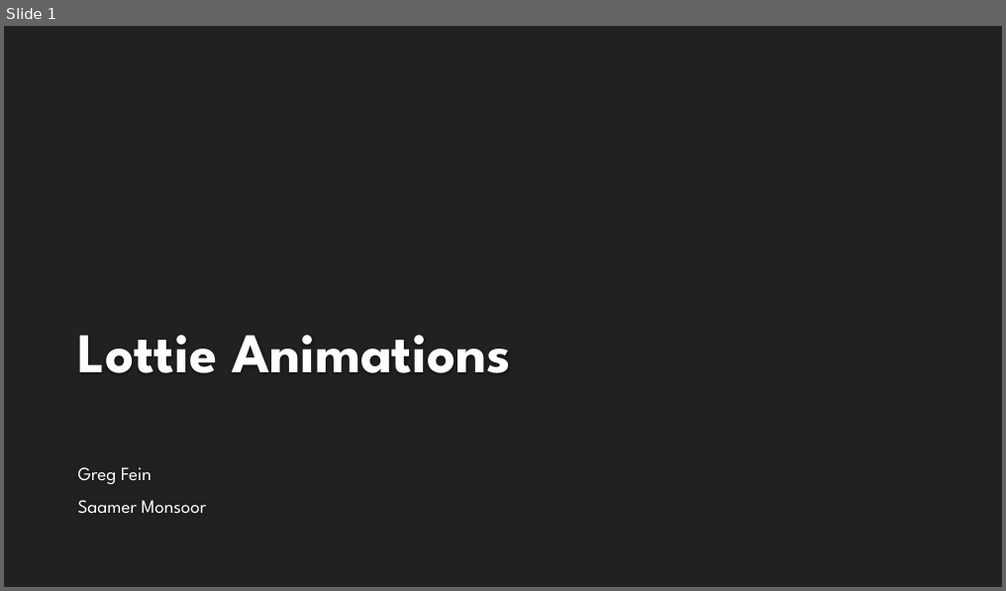
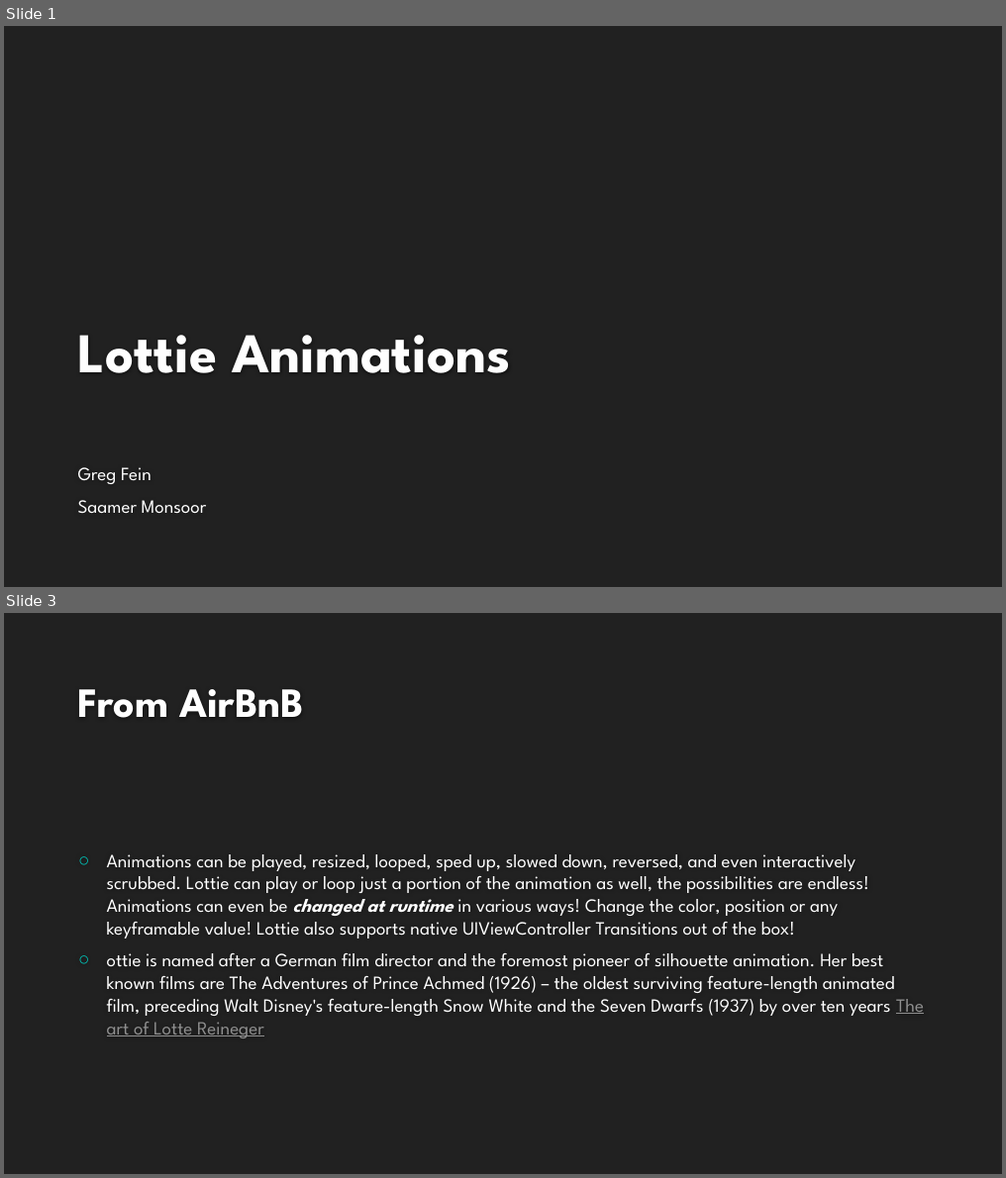
Before and after one commit to saamerm/Xamarin-Native-Forms-Swift-Lottie, a slide deck: Presentation.pptx. Shown one above the other, each under a label of ours: slide 1 before the commit, slides 1 and 3 after it; the slides between them are not shown. The pictures are 1006x591 and 1006x1178 pixels, drawn with LibreOffice and Linux fonts; fonts in the diff are those of the drawing; background and template pictures are left out. Boxes give left, top, right and bottom in pixels: in the first picture for what was removed or moved away, otherwise in the second. Text is boxed around its words. In the diff, an @@ line names an element or a change of style, - is before the commit and + after.

```diff
--- a/Presentation.pptx
+++ b/Presentation.pptx
@@ slide 3 added at box(4, 613, 1002, 1174), background #212121 @@
@@ title added at box(78, 689, 304, 718), 40 pt, text #FEFEFE, bold @@
+From AirBnB
@@ text added at box(107, 855, 924, 1039), 18 pt, text #FFFFFF @@
+○ Animations can be played, resized, looped, sped up, slowed down, reversed, and even interactively scrubbed. Lottie can play or loop just a portion of the animation as well, the possibilities are endless! Animations can even be changed at runtime in various ways! Change the color, position or any keyframable value! Lottie also supports native UIViewController Transitions out of the box!
+○ ottie is named after a German film director and the foremost pioneer of silhouette animation. Her best known films are The Adventures of Prince Achmed (1926) – the oldest surviving feature-length animated film, preceding Walt Disney's feature-length Snow White and the Seven Dwarfs (1937) by over ten years The art of Lotte Reineger
```
Also in this commit, not shown: 4 slides changed, 2 other slides added, 5 slides removed.
